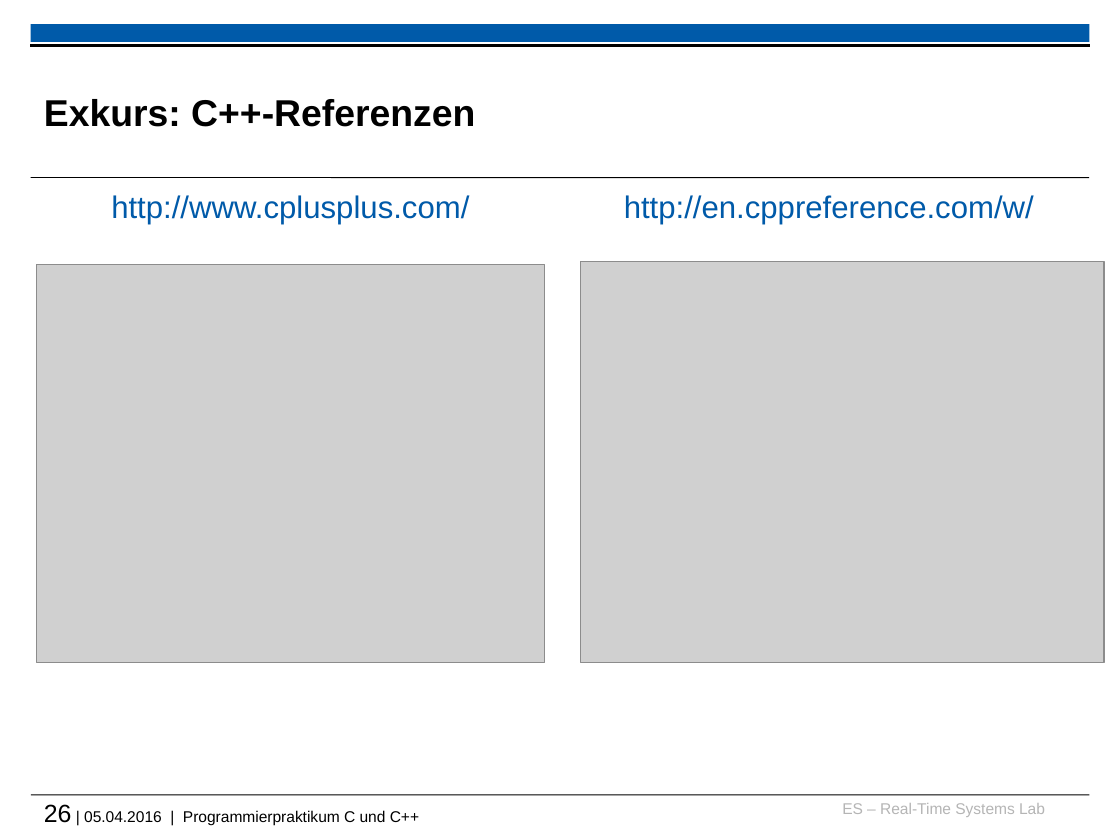
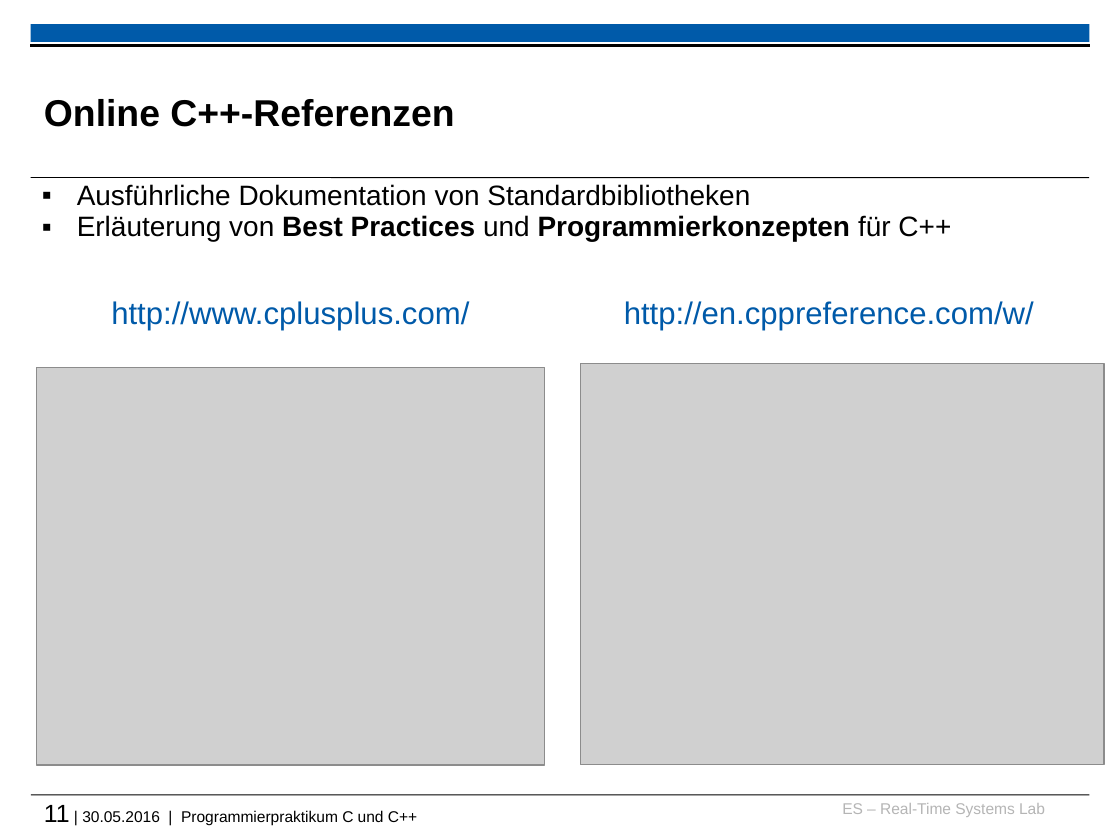
Before and after one commit to h82k/tud-cppp, a slide deck: slide 11 of cppp_lecture.pptx (slide 26 before the commit). Drawn at 1120x840 pixels with LibreOffice and Linux fonts; fonts in the diff are those of the drawing; grey boxes stand for pictures; background and template pictures are left out. Boxes give left, top, right and bottom in pixels: in the first picture for what was removed or moved away, otherwise in the second. Text is boxed around its words. In the diff, an @@ line names an element or a change of style, - is before the commit and + after.

```diff
--- a/cppp_lecture.pptx
+++ b/cppp_lecture.pptx
@@ title at (44, 99, 454, 127): text changed @@
-Exkurs: C++-Referenzen
+Online C++-Referenzen
@@ text added at (77, 184, 951, 242), 18 pt, text #000000 @@
+▪ Ausführliche Dokumentation von Standardbibliotheken
+▪ Erläuterung von Best Practices und Programmierkonzepten für C++
@@ text "http://www.cplusplus.com/": place and size @@
-text "http://www.cplusplus.com/" at (111, 195, 469, 224)
+text "http://www.cplusplus.com/" at (111, 301, 469, 330)
@@ text "http://en.cppreference.com/w/": place and size @@
-text "http://en.cppreference.com/w/" at (624, 195, 1034, 224)
+text "http://en.cppreference.com/w/" at (624, 301, 1034, 330)
@@ picture: place and size @@
-picture at (37, 264, 545, 662)
+picture at (37, 367, 545, 765)
@@ picture: place and size @@
-picture at (580, 261, 1104, 662)
+picture at (580, 364, 1104, 765)
@@ text at (44, 805, 417, 825): text changed @@
-26 | 05.04.2016 | Programmierpraktikum C und C++
+11 | 30.05.2016 | Programmierpraktikum C und C++
```
Also in this commit, not shown: 80 other slides changed, 20 slides added, 14 slides removed, 1 other file.
